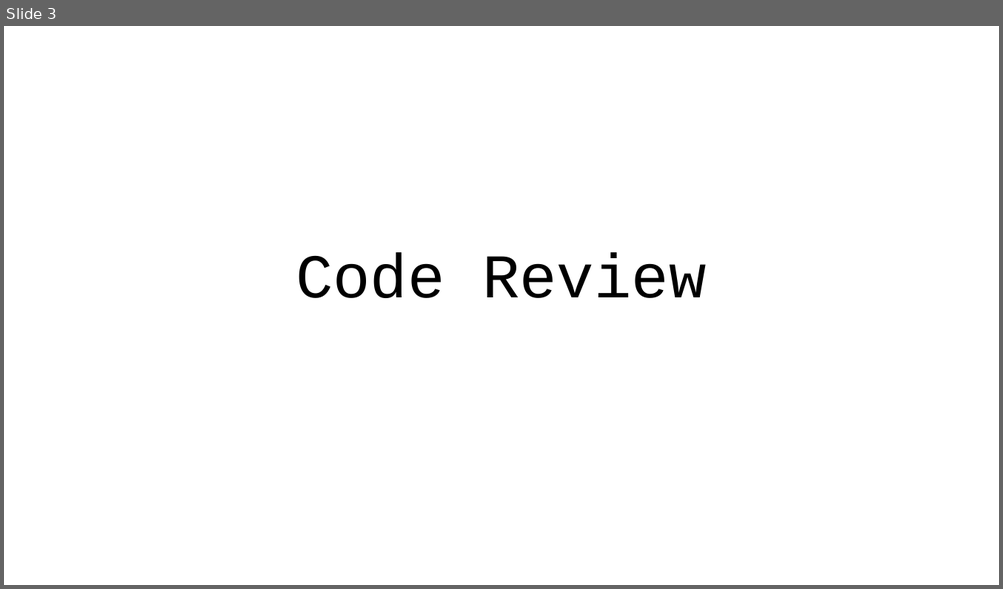
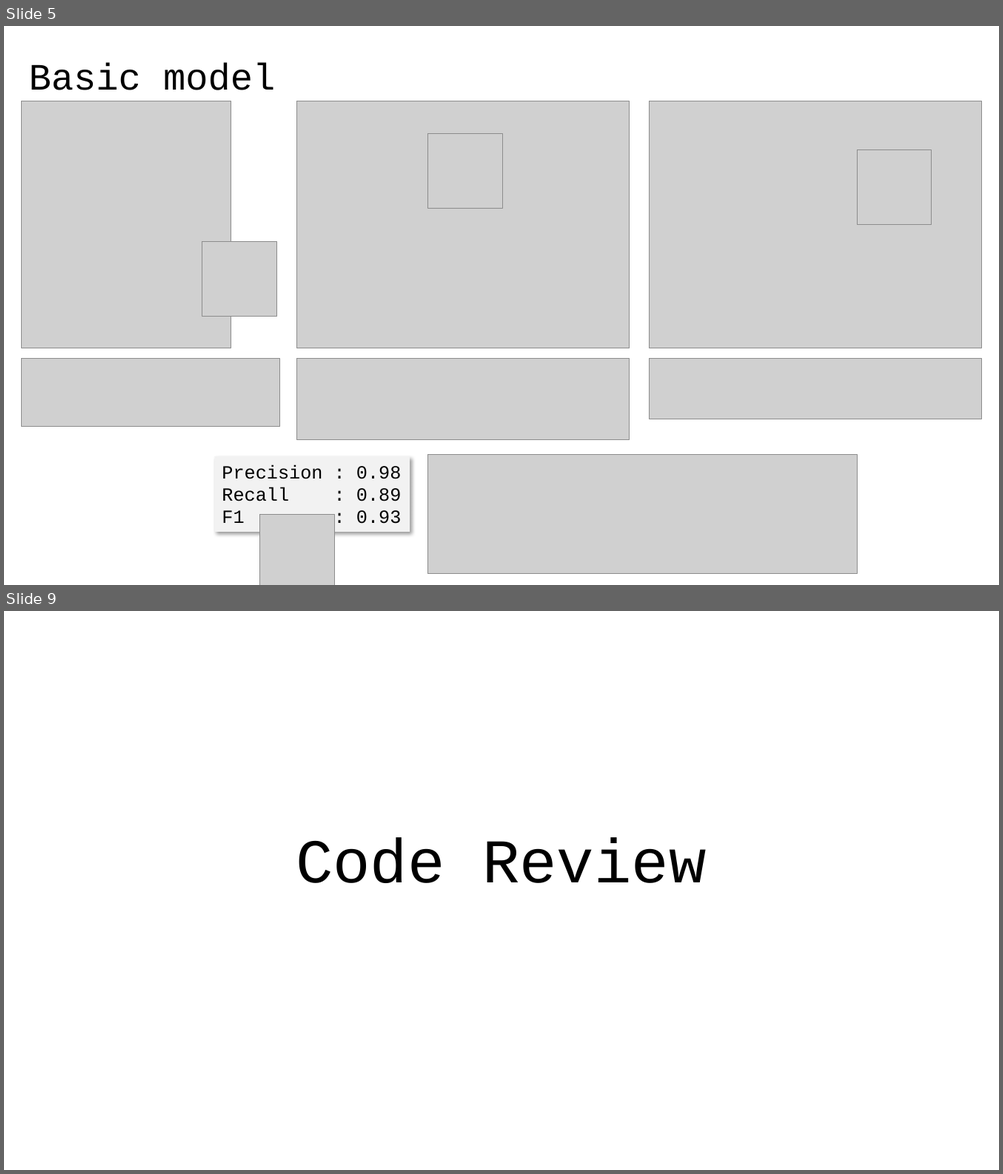
Before and after one commit to 40tude/02_Data-Science_Fullstack_march_2024, a slide deck: 07_deep_learning/99_Project_ATT/01_att_project.pptx. Shown one above the other, each under a label of ours: slide 3 before the commit, slides 5 and 9 after it; the slides between them are not shown. The pictures are 1003x589 and 1003x1174 pixels, drawn with LibreOffice and Linux fonts; fonts in the diff are those of the drawing; grey boxes stand for pictures; background and template pictures are left out. Boxes give left, top, right and bottom in pixels: in the first picture for what was removed or moved away, otherwise in the second. Text is boxed around its words. In the diff, an @@ line names an element or a change of style, - is before the commit and + after.

```diff
--- a/07_deep_learning/99_Project_ATT/01_att_project.pptx
+++ b/07_deep_learning/99_Project_ATT/01_att_project.pptx
@@ slide 5 added at bbox=[4, 26, 999, 585], background #FFFFFF @@
@@ title added at bbox=[29, 62, 275, 90], 36 pt, text #000000 @@
+Basic model
@@ picture added at bbox=[21, 101, 230, 349] @@
@@ picture added at bbox=[297, 101, 629, 349] @@
@@ picture added at bbox=[649, 101, 982, 349] @@
@@ picture added at bbox=[428, 133, 503, 208] @@
@@ picture added at bbox=[856, 150, 931, 225] @@
@@ picture added at bbox=[202, 241, 276, 316] @@
@@ picture added at bbox=[21, 359, 279, 426] @@
@@ picture added at bbox=[297, 359, 629, 440] @@
@@ picture added at bbox=[649, 359, 982, 419] @@
@@ rectangle added at bbox=[214, 457, 409, 532], fill #F2F2F2, 18 pt, text #000000 @@
+Precision : 0.98
+Recall : 0.89
+F1 : 0.93
@@ picture added at bbox=[428, 455, 856, 574] @@
@@ picture added at bbox=[260, 514, 335, 585] @@
@@ what was slide 3 is now slide 9 @@
```
Also in this commit, not shown: 1 slide changed, 5 other slides added, 1 slide removed, 17 other files.
